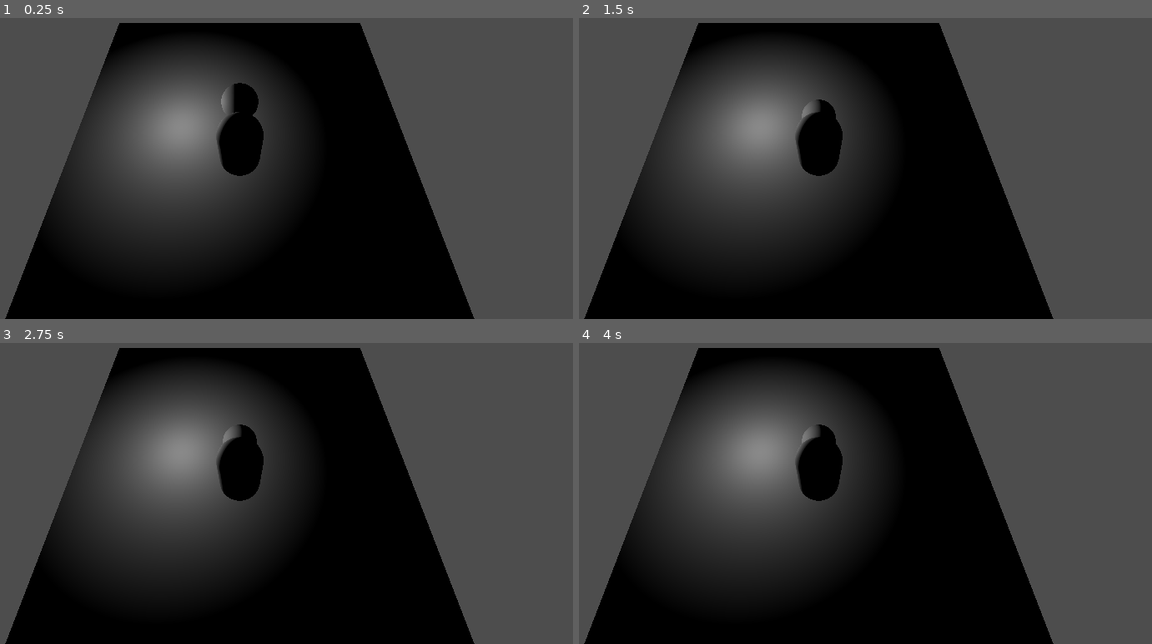
Above: before the commit, frames 1-4 (two rows, left to right).
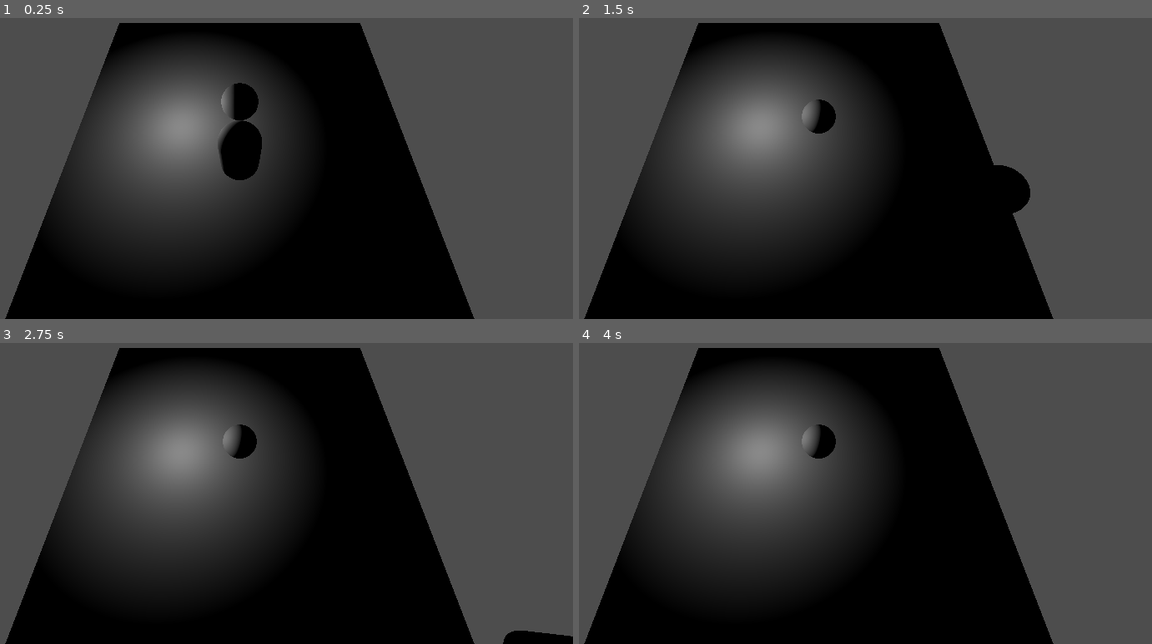
Above: after the commit, the same moments.

Repository: phil-shenk/clown-delivery-game
Game: Godot game, scene res://main.tscn
Same seed, same stepped clock (60 frames per second), same inputs: the game is played once before the commit and once after it.
Inputs:
- Up to frame 1 (0.25 s): no input
- Up to frame 2 (1.5 s): tap Enter (ui_accept) at 0.5, 0.77 s; hold Right (ui_right) 0.53-1.28 s; hold Down (ui_down) from 1.28 s (still down)
- Up to frame 3 (2.75 s): tap Enter (ui_accept) at 1.52 s; release Down (ui_down) at 2.03 s; hold Right (ui_right) from 2.03 s (still down)
- Up to frame 4 (4 s): release Right (ui_right) at 2.78 s; hold Up (ui_up) 2.78-3.53 s; tap Enter (ui_accept) at 3.02, 3.5, 3.77 s; hold Left (ui_left) from 3.53 s (still down)

The runs differ from the first frame. In frame 1, 0.3% of the frame differs, in the area x 37-46%, y 31-54%; in frame 2, 1.8%, in the area x 37-79%, y 31-65%; in frame 3, 1.6%; in frame 4, 1.2%.
Error before the commit: Parse Error: Expected indented block after "if" block. (res://Player.gd:60)

Commit message:
add camera controller
added camera controller to project

Diff:
--- /dev/null
+++ b/ControllableCamera.gd
@@ -0,0 +1,63 @@
+extends Node3D
+
+class_name ControllableCamera
+
+@export var min_pitch: float = -90
+@export var max_pitch: float = 75
+@export var zoom_step: float = .05
+@export var sensitivity: float = 0.1
+
+@export var rotate_speed: float = 10
+@export var zoom_speed: float = 10
+@export var min_distance: float = 2
+@export var max_distance: float = 7
+
+var _cam_rot: Vector2 = Vector2.ZERO
+var _zoom_scale: float = 0
+
+@onready var _gimbal_h: Node3D = $GimbalH
+@onready var _gimbal_v: Node3D = $GimbalH/GimbalV
+@onready var _camera: Camera3D = $GimbalH/GimbalV/Camera3D
+@onready var _player: Player = get_tree().get_nodes_in_group("player")[0]
+
+var _rot_h: float = 0
+var _rot_v: float = 0
+var _distance: float = 0
+
+func _ready():
+	# wait until the parent node is ready
+	await get_parent().ready
+
+	# set the current distance to the camera's current local Z position
+	_distance = _camera.transform.origin.z
+
+	# schedule a call for the _initialize_zoom_scale method checked the next idle frame
+	call_deferred("_initialize_zoom_scale")
+
+func _initialize_zoom_scale():
+	# calculate the initial zoom scale based checked the camera's current distance and the distance range
+	# and set the controls node's current zoom scale value to that value
+	var initial_zoom_scale := (_distance - min_distance) / (max_distance - min_distance)
+	_zoom_scale = initial_zoom_scale
+
+func _process(delta):
+	# get the camera's current horizontal and vertical rotation angles and assign them to local fields
+
+	_rot_h = _cam_rot.x
+	_rot_v = _cam_rot.y
+
+	# calculate the target camera distance based checked the zoom scale value of the controls node and the
+	# distance range
+	_distance = _zoom_scale * (max_distance - min_distance) + min_distance
+
+func _physics_process(delta):
+	# lerp the the horizontal and vertical gimbals' rotations towards the corresponding rotation angles
+	# note that we're using lerp instead of lerp_angle because the latter tries to determine the rotation
+	# direction based checked the current and target values, which would cause the camera to twitch around
+	# the current value and not reach the target value
+	_gimbal_h.rotation.y = lerpf(_gimbal_h.rotation.y, deg_to_rad(_rot_h), rotate_speed * delta)
+	_gimbal_v.rotation.x = lerpf(_gimbal_v.rotation.x, deg_to_rad(_rot_v), rotate_speed * delta)
+
+	# lerp the camera's current local Z position towards the distance variable as determined by the
+	# controls node's zoom scale value in the _process method
+	_camera.transform.origin.z = lerpf(_camera.transform.origin.z, _distance, zoom_speed * delta)
--- /dev/null
+++ b/ControllableCamera.tscn
@@ -0,0 +1,12 @@
+[gd_scene load_steps=2 format=3 uid="uid://dkle2ehmvhrsa"]
+
+[ext_resource type="Script" path="res://ControllableCamera.gd" id="1_kg02k"]
+
+[node name="ControllableCamera" type="Node3D"]
+script = ExtResource("1_kg02k")
+
+[node name="GimbalH" type="Node3D" parent="."]
+
+[node name="GimbalV" type="Node3D" parent="GimbalH"]
+
+[node name="Camera3D" type="Camera3D" parent="GimbalH/GimbalV"]
--- a/Player.gd
+++ b/Player.gd
@@ -1,5 +1,6 @@
 extends CharacterBody3D
 
+class_name Player
 
 const SPEED = 5.0
 const JUMP_VELOCITY = 4.5
@@ -13,6 +14,7 @@
 
 #TO-DO: add controllable camera script
 @onready var camera
+@onready var mesh: Node3D = $MeshModel
 
 var horizontal_velocity: Vector3 = Vector3.ZERO
 
@@ -59,4 +61,5 @@
 	# movement direction based checked its angle towards the X+ axis checked the XZ plane
 	if move_dir != Vector2.ZERO:
 		#TO-DO: add mesh model rotation here
-		#skin.rotation.y = lerp_angle(skin.rotation.y, atan2(-direction.x, -direction.z), turn_speed * delta)
+		mesh.rotation.y = lerp_angle(mesh.rotation.y, atan2(-direction.x, -direction.z), turn_speed * delta)
+		pass
--- a/main.tscn
+++ b/main.tscn
@@ -1,7 +1,8 @@
-[gd_scene load_steps=9 format=3 uid="uid://dbkmv7mjkj7tu"]
+[gd_scene load_steps=10 format=3 uid="uid://dbkmv7mjkj7tu"]
 
 [ext_resource type="Script" path="res://Ball.gd" id="1_sqgk5"]
 [ext_resource type="Script" path="res://Player.gd" id="2_7buf4"]
+[ext_resource type="PackedScene" uid="uid://dkle2ehmvhrsa" path="res://ControllableCamera.tscn" id="3_f58ys"]
 
 [sub_resource type="BoxShape3D" id="BoxShape3D_b0pe1"]
 size = Vector3(10, 1, 10)
@@ -45,7 +46,7 @@
 [node name="OmniLight3D" type="OmniLight3D" parent="."]
 transform = Transform3D(1, 0, 0, 0, 1, 0, 0, 0, 1, -1.85284, 1.73303, 0)
 
-[node name="Player" type="CharacterBody3D" parent="."]
+[node name="Player" type="CharacterBody3D" parent="." groups=["player"]]
 transform = Transform3D(1, 0, 0, 0, 1, 0, 0, 0, 1, 0, 2, 1.48146)
 collision_layer = 2
 script = ExtResource("2_7buf4")
@@ -53,5 +54,14 @@
 [node name="CollisionShape3D" type="CollisionShape3D" parent="Player"]
 shape = SubResource("CapsuleShape3D_rtkoi")
 
-[node name="MeshInstance3D" type="MeshInstance3D" parent="Player"]
+[node name="MeshModel" type="Node3D" parent="Player"]
+transform = Transform3D(1, 0, 0, 0, 1, 0, 0, 0, 1, 0, -2, -1.48146)
+
+[node name="MeshInstance3D" type="MeshInstance3D" parent="Player/MeshModel"]
+transform = Transform3D(1, 0, 0, 0, 1, 0, 0, 0, 1, 0, 2, 1.48146)
 mesh = SubResource("CapsuleMesh_n1bws")
+skeleton = NodePath("../..")
+
+[node name="CamRoot" type="Node3D" parent="Player"]
+
+[node name="ControllableCamera" parent="Player/CamRoot" instance=ExtResource("3_f58ys")]
